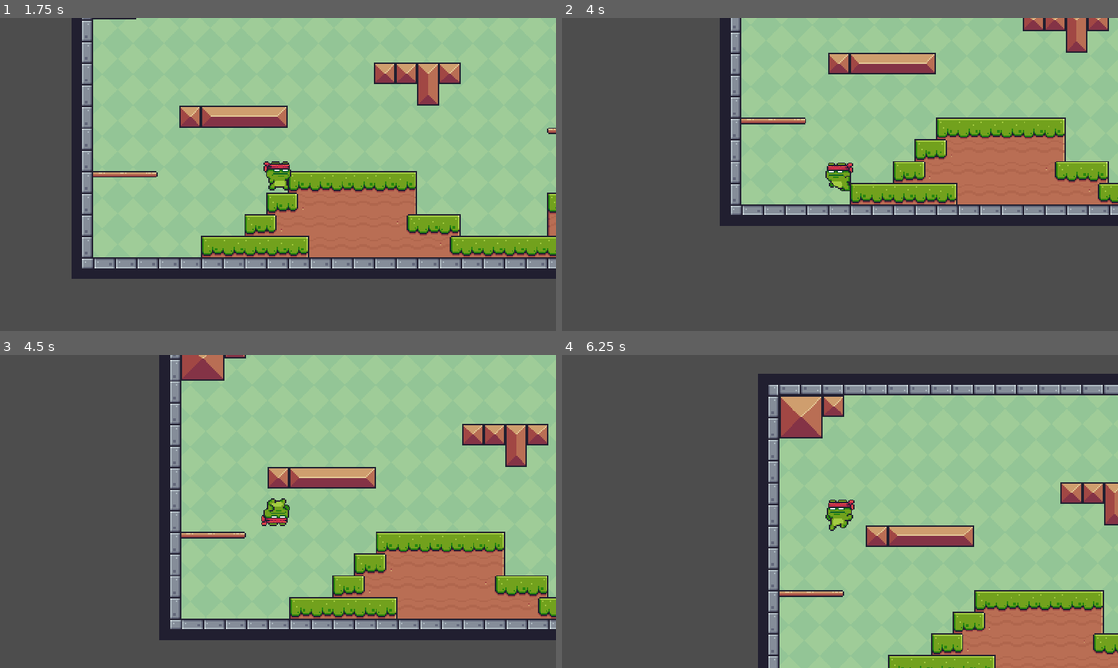
Above: before the commit, frames 1-4 (two rows, left to right).
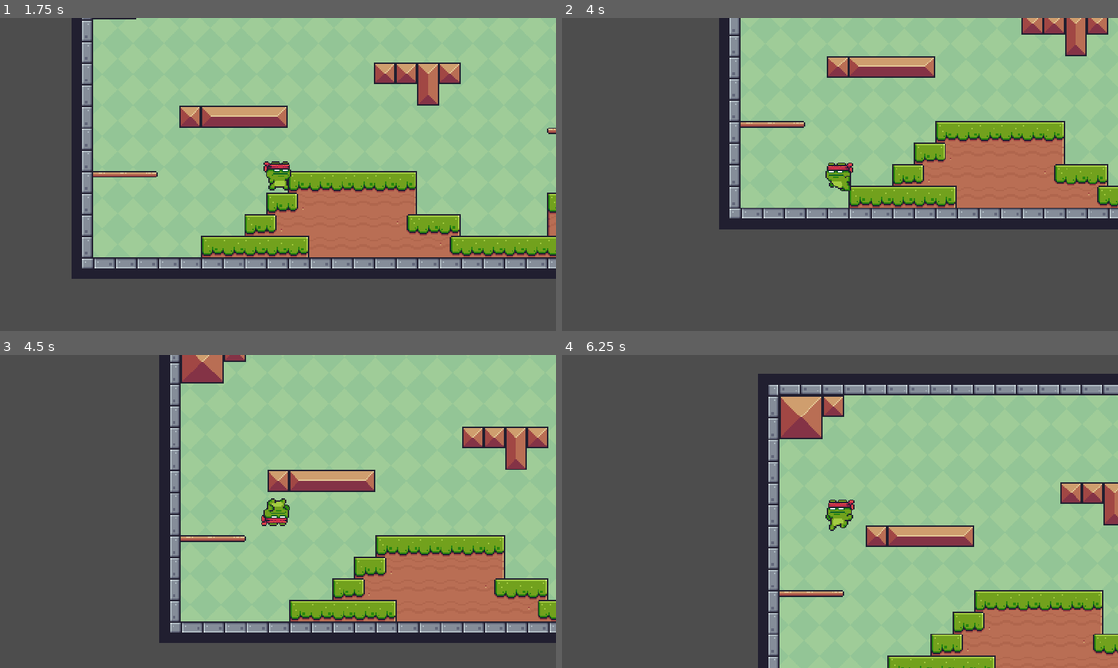
Above: after the commit, the same moments.

Repository: GitGinocchio/Platformer-Game
Game: Godot game, scene res://scenes/game.tscn
Same seed, same stepped clock (60 frames per second), same inputs: the game is played once before the commit and once after it.
Inputs:
- Up to frame 1 (1.75 s): tap Enter at 0.5 s; hold D (right) from 0.53 s (still down); tap Space (jump) at 0.6, 0.77, 1.07, 1.35, 1.52 s
- Up to frame 2 (4 s): tap Space (jump) at 1.82, 2.1, 2.85, 3.02, 3.32, 3.6, 3.77 s; release D (right) at 2.03 s; hold A (left) 2.03-2.78 s; hold D (right) from 2.78 s (still down)
- Up to frame 3 (4.5 s): tap Space (jump) at 4.07, 4.35 s; release D (right) at 4.28 s; hold A (left) from 4.28 s (still down)
- Up to frame 4 (6.25 s): tap Space (jump) at 4.52, 4.82, 5.1, 5.85, 6.02 s; release A (left) at 5.03 s; hold D (right) 5.03-5.78 s; hold A (left) from 5.78 s (still down)

Frame 1 is identical in both runs. In frame 2, 8.8% of the frame differs, in the area x 28-100%, y 0-68%; in frame 3, 8.6%; in frame 4, 0.9%.

Commit message:
Update Character.gd

Diff:
--- a/scenes/Character.gd
+++ b/scenes/Character.gd
@@ -17,7 +17,7 @@
 @onready var sprite = $Sprite
 
 var double_jumped = false
-var wall_sticking = false
+var jumped_from_wall = false
 
 func _on_sprite_animation_finished() -> void:
 	if sprite.animation == 'jump':
@@ -29,7 +29,6 @@
 
 func _physics_process(delta: float) -> void:
 	if is_on_wall_only():
-		wall_sticking = true
 		velocity.x = 0
 		if velocity.y < 0:
 			velocity.y = 0 #move_toward(velocity.y, 0, WALL_SLIDE_DECELERATION * delta)
@@ -40,10 +39,8 @@
 	elif is_on_floor():
 		if sprite.animation not in ['run','idle']:
 			sprite.play('idle')
-		wall_sticking = false
 		double_jumped = false
 	else:
-		wall_sticking = false
 		velocity.y += GRAVITY * delta
 		if sprite.animation not in ['fall','jump','doublejump']:
 			sprite.play('fall')
@@ -53,22 +50,20 @@
 
 	if direction:
 		if direction == -1:
-			#if Input.is_action_just_pressed('jump'):
-				#velocity.x = 0
-			#else:
-			velocity.x = direction * SPEED
-			wall_sticking = false
-			sprite.flip_h = true
+			if is_on_wall_only() and sprite.flip_h:
+				print('ciao')
+				velocity.x = 0
+			else:
+				velocity.x = direction * SPEED
+				sprite.flip_h = true
 
 		else:
-			#if Input.is_action_just_pressed('jump'):
-				#velocity.x = 0
-			#else:
-			velocity.x = direction * SPEED
-			wall_sticking = false
-			sprite.flip_h = false
-
-		#print(direction, wall_sticking, sprite.flip_h, velocity.x)
+			if is_on_wall_only() and not sprite.flip_h:
+				print('ciao')
+				velocity.x = 0
+			else:
+				velocity.x = direction * SPEED
+				sprite.flip_h = false
 
 		if sprite.animation not in ['run','jump','fall', 'doublejump','walljump']:
 			sprite.play('run')
@@ -88,13 +83,10 @@
 			velocity.y = DOUBLE_JUMP_VELOCITY
 			double_jumped = true
 		elif is_on_wall_only():
-			velocity.x = 0
-
 			velocity.x = WALL_JUMP_HORIZONTAL_VELOCITY * (1 if sprite.flip_h else -1)
 			velocity.y = JUMP_VELOCITY
 
 			sprite.flip_h = not sprite.flip_h
-			wall_sticking = false
 			double_jumped = false
 
 			sprite.play('jump')
